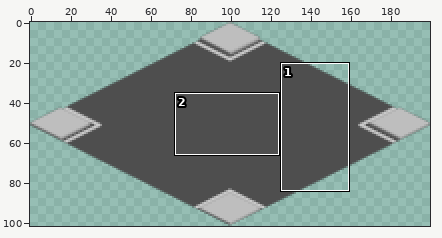
A sprite sheet gets an edit: public/assets/roads/roadNSEW.png. The first picture is a wide view before the edit; the outline marks the close-up.
Close-up. Before the edit:
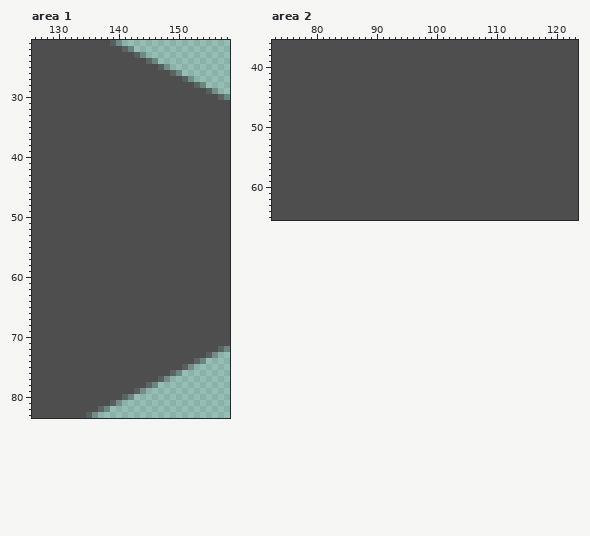
The file is 200x102 pixels. Pixels under 10% opacity are left out. Colours within 5 levels of each other are drawn and written as one. Shown: area 1: x 126..158, y 21..83; area 2: x 73..123, y 36..65. The commit also changed other parts of the picture, which this record leaves out.
New version:
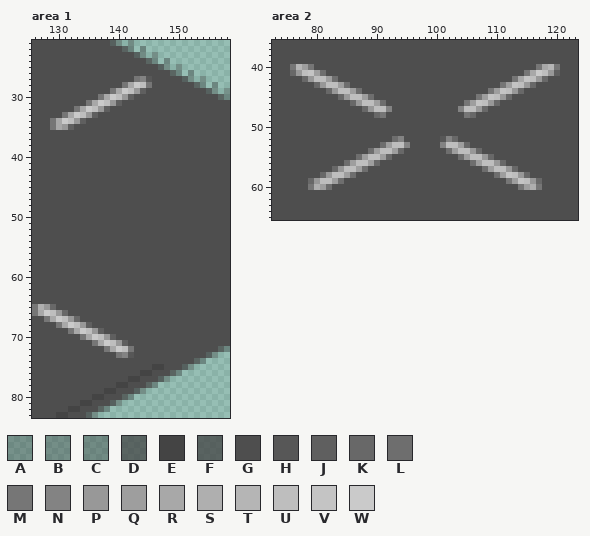
Palette (. is transparent): A #2e2e2e4f  B #30303056  C #3131315d  D #434343b9  E #444444  F #454545bf  G #4e4e4e  H #575757  J #5f5f5f  K #686868  L #6e6e6e  M #767676  N #838383  P #989898  Q #9e9e9e  R #a8a8a8  S #afafaf  T #b5b5b5  U #bebebe  V #c4c4c4  W #cacaca
From old to new:
--- area 1
@@ x 126..158 @@
-21 GGGGGGGGGGGGGFC..................
-22 GGGGGGGGGGGGGGGFC................
-23 GGGGGGGGGGGGGGGGGDC..............
-24 GGGGGGGGGGGGGGGGGGGDB............
-25 GGGGGGGGGGGGGGGGGGGGGDB..........
-26 GGGGGGGGGGGGGGGGGGGGGGGDB........
-27 GGGGGGGGGGGGGGGGGGGGGGGGGDB......
-28 GGGGGGGGGGGGGGGGGGGGGGGGGGGDB....
-29 GGGGGGGGGGGGGGGGGGGGGGGGGGGGGDB..
-30 GGGGGGGGGGGGGGGGGGGGGGGGGGGGGGGDB
-31 GGGGGGGGGGGGGGGGGGGGGGGGGGGGGGGGG
-32 GGGGGGGGGGGGGGGGGGGGGGGGGGGGGGGGG
-33 GGGGGGGGGGGGGGGGGGGGGGGGGGGGGGGGG
-34 GGGGGGGGGGGGGGGGGGGGGGGGGGGGGGGGG
-35 GGGGGGGGGGGGGGGGGGGGGGGGGGGGGGGGG
+21 GGGGGGGGGGGGGFC.C................
+22 GGGGGGGGGGGGGGGFC.C..............
+23 GGGGGGGGGGGGGGGGGDC.B............
+24 GGGGGGGGGGGGGGGGGGGDB.B..........
+25 GGGGGGGGGGGGGGGGGGGGGDB.B........
+26 GGGGGGGGGGGGGGGGGGGGGGGDB.B......
+27 GGGGGGGGGGGGGGGGGMNHGGGGGDB.B....
+28 GGGGGGGGGGGGGGGMRWUMGGGGGGGDB.B..
+29 GGGGGGGGGGGGGMRWUPJGGGGGGGGGGDB.A
+30 GGGGGGGGGGGMRWUPJGGGGGGGGGGGGGGDB
+31 GGGGGGGGGMRWUPJGGGGGGGGGGGGGGGGGG
+32 GGGGGGGMRWUPJGGGGGGGGGGGGGGGGGGGG
+33 GGGGGMRWUPJGGGGGGGGGGGGGGGGGGGGGG
+34 GGGMRWUPJGGGGGGGGGGGGGGGGGGGGGGGG
+35 GGGMRPJGGGGGGGGGGGGGGGGGGGGGGGGGG
 36 GGGGGGGGGGGGGGGGGGGGGGGGGGGGGGGGG
@@ x 126..158 @@
 64 GGGGGGGGGGGGGGGGGGGGGGGGGGGGGGGGG
-65 GGGGGGGGGGGGGGGGGGGGGGGGGGGGGGGGG
-66 GGGGGGGGGGGGGGGGGGGGGGGGGGGGGGGGG
-67 GGGGGGGGGGGGGGGGGGGGGGGGGGGGGGGGG
-68 GGGGGGGGGGGGGGGGGGGGGGGGGGGGGGGGG
-69 GGGGGGGGGGGGGGGGGGGGGGGGGGGGGGGGG
-70 GGGGGGGGGGGGGGGGGGGGGGGGGGGGGGGGG
-71 GGGGGGGGGGGGGGGGGGGGGGGGGGGGGGGGG
-72 GGGGGGGGGGGGGGGGGGGGGGGGGGGGGGGDB
-73 GGGGGGGGGGGGGGGGGGGGGGGGGGGGGDB..
+65 MSPKGGGGGGGGGGGGGGGGGGGGGGGGGGGGG
+66 MRWUPKGGGGGGGGGGGGGGGGGGGGGGGGGGG
+67 GGMRWUPKGGGGGGGGGGGGGGGGGGGGGGGGG
+68 GGGGMRWUPJGGGGGGGGGGGGGGGGGGGGGGG
+69 GGGGGGMRWUPJGGGGGGGGGGGGGGGGGGGGG
+70 GGGGGGGGMRWUPJGGGGGGGGGGGGGGGGGGG
+71 GGGGGGGGGGMRWUPJGGGGGGGGGGGGGGGGG
+72 GGGGGGGGGGGGMRWUMGGGGGGGGGGGGGGDB
+73 GGGGGGGGGGGGGGMNHGGGGGGGGGGGGDB..
 74 GGGGGGGGGGGGGGGGGGGGGGGGGGGDB....
-75 GGGGGGGGGGGGGGGGGGGGGGGGGDB......
-76 GGGGGGGGGGGGGGGGGGGGGGGDB........
-77 GGGGGGGGGGGGGGGGGGGGGDB..........
-78 GGGGGGGGGGGGGGGGGGGDB............
-79 GGGGGGGGGGGGGGGGGDB..............
-80 GGGGGGGGGGGGGGGDB................
-81 GGGGGGGGGGGGGDB..................
-82 GGGGGGGGGGGDB....................
-83 GGGGGGGGGDB......................
+75 GGGGGGGGGGGGGGGGGGGGEEGGGDB......
+76 GGGGGGGGGGGGGGGGGGEEGGGDB........
+77 GGGGGGGGGGGGGGGGEEGGGDB..........
+78 GGGGGGGGGGGGGGEEGGGDB............
+79 GGGGGGGGGGGGEEGGGDB..............
+80 GGGGGGGGGGEEGGGDB................
+81 GGGGGGGGEEGGGDB..................
+82 GGGGGGEEGGGDB....................
+83 GGGGEEGGGDB......................
--- area 2
@@ x 73..123 @@
 39 GGGGGGGGGGGGGGGGGGGGGGGGGGGGGGGGGGGGGGGGGGGGGGGGGGG
-40 GGGGGGGGGGGGGGGGGGGGGGGGGGGGGGGGGGGGGGGGGGGGGGGGGGG
-41 GGGGGGGGGGGGGGGGGGGGGGGGGGGGGGGGGGGGGGGGGGGGGGGGGGG
-42 GGGGGGGGGGGGGGGGGGGGGGGGGGGGGGGGGGGGGGGGGGGGGGGGGGG
-43 GGGGGGGGGGGGGGGGGGGGGGGGGGGGGGGGGGGGGGGGGGGGGGGGGGG
-44 GGGGGGGGGGGGGGGGGGGGGGGGGGGGGGGGGGGGGGGGGGGGGGGGGGG
-45 GGGGGGGGGGGGGGGGGGGGGGGGGGGGGGGGGGGGGGGGGGGGGGGGGGG
-46 GGGGGGGGGGGGGGGGGGGGGGGGGGGGGGGGGGGGGGGGGGGGGGGGGGG
-47 GGGGGGGGGGGGGGGGGGGGGGGGGGGGGGGGGGGGGGGGGGGGGGGGGGG
-48 GGGGGGGGGGGGGGGGGGGGGGGGGGGGGGGGGGGGGGGGGGGGGGGGGGG
+40 GGGMTQMGGGGGGGGGGGGGGGGGGGGGGGGGGGGGGGGGGGGGMRTMGGG
+41 GGGKPUVQLGGGGGGGGGGGGGGGGGGGGGGGGGGGGGGGGGMRWUPJGGG
+42 GGGGGKPUUQLGGGGGGGGGGGGGGGGGGGGGGGGGGGGGMRVUPKGGGGG
+43 GGGGGGGKPUUQLGGGGGGGGGGGGGGGGGGGGGGGGGMQVUPKGGGGGGG
+44 GGGGGGGGGKPUUQLGGGGGGGGGGGGGGGGGGGGGMQVUPKGGGGGGGGG
+45 GGGGGGGGGGGKPUUQLGGGGGGGGGGGGGGGGGMQVUPKGGGGGGGGGGG
+46 GGGGGGGGGGGGGKPUUQLGGGGGGGGGGGGGMQVUPKGGGGGGGGGGGGG
+47 GGGGGGGGGGGGGGGKPUUNGGGGGGGGGGGNUUPKGGGGGGGGGGGGGGG
+48 GGGGGGGGGGGGGGGGGKMGGGGGGGGGGGGGMKGGGGGGGGGGGGGGGGG
 49 GGGGGGGGGGGGGGGGGGGGGGGGGGGGGGGGGGGGGGGGGGGGGGGGGGG
@@ x 73..123 @@
 51 GGGGGGGGGGGGGGGGGGGGGGGGGGGGGGGGGGGGGGGGGGGGGGGGGGG
-52 GGGGGGGGGGGGGGGGGGGGGGGGGGGGGGGGGGGGGGGGGGGGGGGGGGG
-53 GGGGGGGGGGGGGGGGGGGGGGGGGGGGGGGGGGGGGGGGGGGGGGGGGGG
-54 GGGGGGGGGGGGGGGGGGGGGGGGGGGGGGGGGGGGGGGGGGGGGGGGGGG
-55 GGGGGGGGGGGGGGGGGGGGGGGGGGGGGGGGGGGGGGGGGGGGGGGGGGG
-56 GGGGGGGGGGGGGGGGGGGGGGGGGGGGGGGGGGGGGGGGGGGGGGGGGGG
-57 GGGGGGGGGGGGGGGGGGGGGGGGGGGGGGGGGGGGGGGGGGGGGGGGGGG
-58 GGGGGGGGGGGGGGGGGGGGGGGGGGGGGGGGGGGGGGGGGGGGGGGGGGG
-59 GGGGGGGGGGGGGGGGGGGGGGGGGGGGGGGGGGGGGGGGGGGGGGGGGGG
-60 GGGGGGGGGGGGGGGGGGGGGGGGGGGGGGGGGGGGGGGGGGGGGGGGGGG
+52 GGGGGGGGGGGGGGGGGGGGLNGGGGGGHNKGGGGGGGGGGGGGGGGGGGG
+53 GGGGGGGGGGGGGGGGGGLQUUNGGGGGNUUQKGGGGGGGGGGGGGGGGGG
+54 GGGGGGGGGGGGGGGGLQUUQKGGGGGGGLQUUPKGGGGGGGGGGGGGGGG
+55 GGGGGGGGGGGGGGLQUUQKGGGGGGGGGGGLQUUPKGGGGGGGGGGGGGG
+56 GGGGGGGGGGGGLQUUQKGGGGGGGGGGGGGGGLQUUPKGGGGGGGGGGGG
+57 GGGGGGGGGGKPUUQLGGGGGGGGGGGGGGGGGGGLQUUPKGGGGGGGGGG
+58 GGGGGGGGKPUUQLGGGGGGGGGGGGGGGGGGGGGGGLQVUPKGGGGGGGG
+59 GGGGGGKPUUQLGGGGGGGGGGGGGGGGGGGGGGGGGGGMQVUPKGGGGGG
+60 GGGGGGMSQLGGGGGGGGGGGGGGGGGGGGGGGGGGGGGGGMQSMGGGGGG
 61 GGGGGGGGGGGGGGGGGGGGGGGGGGGGGGGGGGGGGGGGGGGGGGGGGGG
Pixel boxes of the changes (left, top, right, bottom) in both close-ups:
changed: (50, 40, 230, 130)
changed: (32, 304, 164, 418)
changed: (290, 64, 410, 190)
changed: (440, 64, 560, 190)
